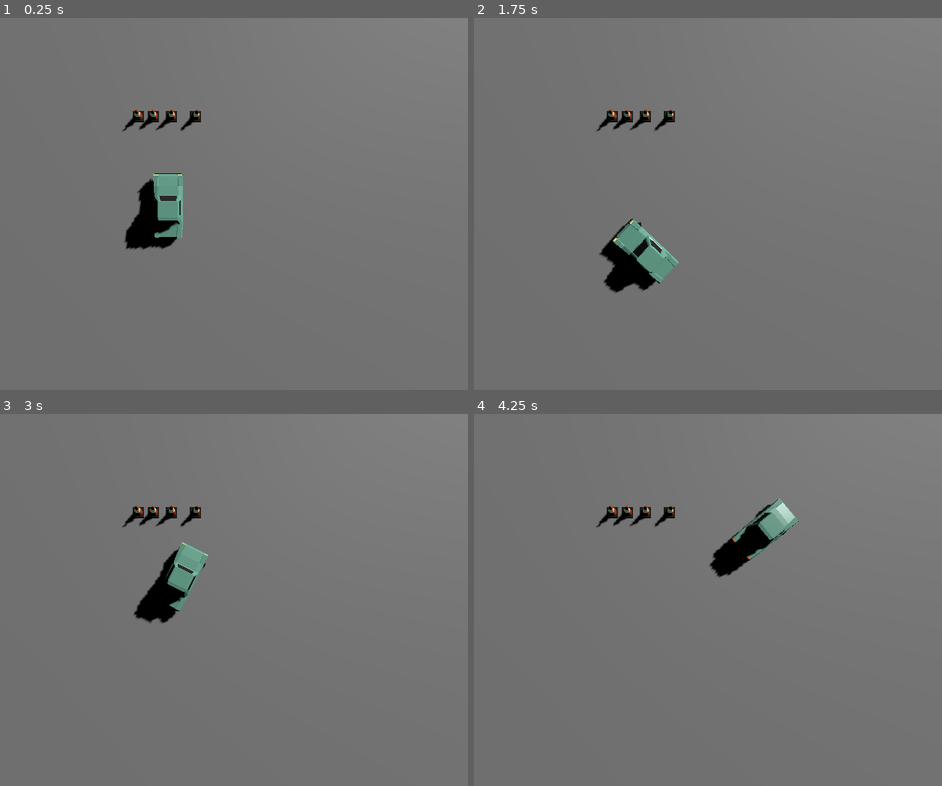
Above: before the commit, frames 1-4 (two rows, left to right).
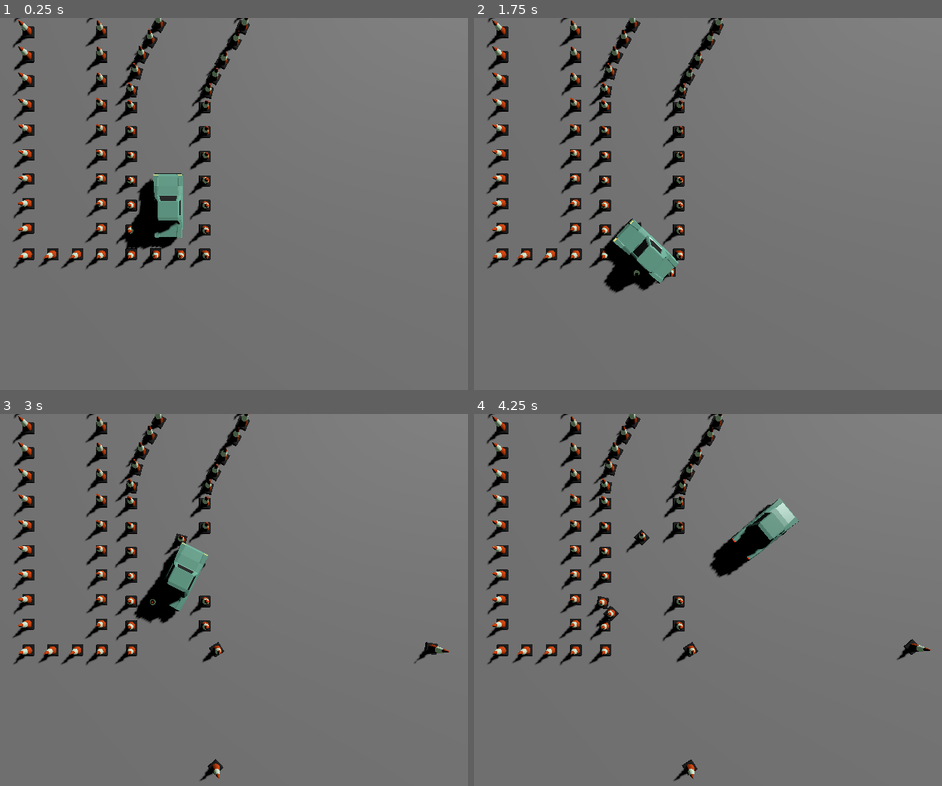
Above: after the commit, the same moments.

Repository: TomMurray/ValetV2
Game: Godot game, scene res://scenes/car_test.tscn
Same seed, same stepped clock (60 frames per second), same inputs: the game is played once before the commit and once after it.
Inputs:
- Up to frame 1 (0.25 s): no input
- Up to frame 2 (1.75 s): tap Enter at 0.5 s; hold Right (steer_right) 0.53-1.28 s; tap Space at 1.25 s; hold Down (brake_reverse) from 1.28 s (still down)
- Up to frame 3 (3 s): release Down (brake_reverse) at 2.03 s; hold Right (steer_right) 2.03-2.78 s; hold Up (accelerate) from 2.78 s (still down)
- Up to frame 4 (4.25 s): release Up (accelerate) at 3.53 s; hold Left (steer_left) from 3.53 s (still down)

The runs differ from the first frame. In frame 1, 5.8% of the frame differs, in the area x 2-54%, y 0-68%; in frame 2, 5.6%; in frame 3, 5.7%; in frame 4, 5.8%, in the area x 2-98%, y 0-99%.

Commit message:
Add a bunch of traffic cones to form a course in the test level

Diff:
--- a/scenes/car_test.tscn
+++ b/scenes/car_test.tscn
@@ -21,23 +21,244 @@
 [node name="picocar" parent="." instance=ExtResource("1_jpuht")]
 colour = Color(0.466667, 0.733333, 0.639216, 1)
 
-[node name="traffic_cone" parent="." instance=ExtResource("2_7ix00")]
-transform = Transform3D(1, 0, 0, 0, 1, 0, 0, 0, 1, -0.141196, 0, 3.63116)
-
-[node name="traffic_cone2" parent="." instance=ExtResource("2_7ix00")]
-transform = Transform3D(1, 0, 0, 0, 1, 0, 0, 0, 1, 0.585491, 0, 3.63116)
-
-[node name="traffic_cone3" parent="." instance=ExtResource("2_7ix00")]
-transform = Transform3D(1, 0, 0, 0, 1, 0, 0, 0, 1, 1.21132, 0, 3.63116)
-
-[node name="traffic_cone4" parent="." instance=ExtResource("2_7ix00")]
-transform = Transform3D(1, 0, 0, 0, 1, 0, 0, 0, 1, -1.12212, 0, 3.63116)
-
 [node name="ground" type="StaticBody3D" parent="."]
+metadata/_edit_lock_ = true
 
 [node name="CollisionShape3D" type="CollisionShape3D" parent="ground"]
 transform = Transform3D(1, 0, 0, 0, 1, 0, 0, 0, 1, 0, -0.5, 0)
 shape = SubResource("BoxShape3D_xs6ya")
+metadata/_edit_lock_ = true
 
 [node name="MeshInstance3D" type="MeshInstance3D" parent="ground"]
 mesh = SubResource("PlaneMesh_xwcf5")
+metadata/_edit_lock_ = true
+
+[node name="traffic_cones" type="Node3D" parent="."]
+
+[node name="traffic_cone4" parent="traffic_cones" instance=ExtResource("2_7ix00")]
+transform = Transform3D(1, 0, 0, 0, 1, 0, 0, 0, 1, 1.5, 0, -1)
+
+[node name="traffic_cone5" parent="traffic_cones" instance=ExtResource("2_7ix00")]
+transform = Transform3D(1, 0, 0, 0, 1, 0, 0, 0, 1, 1.5, 0, 0)
+
+[node name="traffic_cone6" parent="traffic_cones" instance=ExtResource("2_7ix00")]
+transform = Transform3D(1, 0, 0, 0, 1, 0, 0, 0, 1, 1.5, 0, 1)
+
+[node name="traffic_cone7" parent="traffic_cones" instance=ExtResource("2_7ix00")]
+transform = Transform3D(1, 0, 0, 0, 1, 0, 0, 0, 1, -1.5, 0, -1)
+
+[node name="traffic_cone8" parent="traffic_cones" instance=ExtResource("2_7ix00")]
+transform = Transform3D(1, 0, 0, 0, 1, 0, 0, 0, 1, -1.5, 0, 0)
+
+[node name="traffic_cone9" parent="traffic_cones" instance=ExtResource("2_7ix00")]
+transform = Transform3D(1, 0, 0, 0, 1, 0, 0, 0, 1, -1.5, 0, 1)
+
+[node name="traffic_cone10" parent="traffic_cones" instance=ExtResource("2_7ix00")]
+transform = Transform3D(1, 0, 0, 0, 1, -0.000872665, 0, 0.000872665, 1, 1.5, 0, 2)
+
+[node name="traffic_cone12" parent="traffic_cones" instance=ExtResource("2_7ix00")]
+transform = Transform3D(-4.37114e-08, 0, 1, 0, 1, 0, -1, 0, -4.37114e-08, -1.50256, 0, -1.98919)
+
+[node name="traffic_cone13" parent="traffic_cones" instance=ExtResource("2_7ix00")]
+transform = Transform3D(-4.37114e-08, 0, 1, 0, 1, 0, -1, 0, -4.37114e-08, -0.502562, 0, -1.98919)
+
+[node name="traffic_cone14" parent="traffic_cones" instance=ExtResource("2_7ix00")]
+transform = Transform3D(-4.37114e-08, 0, 1, 0, 1, 0, -1, 0, -4.37114e-08, 0.497438, 0, -1.98919)
+
+[node name="traffic_cone15" parent="traffic_cones" instance=ExtResource("2_7ix00")]
+transform = Transform3D(-4.37114e-08, 0.000872665, 1, 0, 1, -0.000872665, -1, -3.81454e-11, -4.37114e-08, 1.49744, 0, -1.98919)
+
+[node name="traffic_cone76" parent="traffic_cones" instance=ExtResource("2_7ix00")]
+transform = Transform3D(-4.37114e-08, 0, 1, 0, 1, 0, -1, 0, -4.37114e-08, 2.69802, 0, -1.98919)
+
+[node name="traffic_cone77" parent="traffic_cones" instance=ExtResource("2_7ix00")]
+transform = Transform3D(-4.37114e-08, 0, 1, 0, 1, 0, -1, 0, -4.37114e-08, 3.69802, 0, -1.98919)
+
+[node name="traffic_cone78" parent="traffic_cones" instance=ExtResource("2_7ix00")]
+transform = Transform3D(-4.37114e-08, 0, 1, 0, 1, 0, -1, 0, -4.37114e-08, 4.69802, 0, -1.98919)
+
+[node name="traffic_cone79" parent="traffic_cones" instance=ExtResource("2_7ix00")]
+transform = Transform3D(-4.37114e-08, 0.000872665, 1, 0, 1, -0.000872665, -1, -3.81454e-11, -4.37114e-08, 5.69802, 0, -1.98919)
+
+[node name="traffic_cone11" parent="traffic_cones" instance=ExtResource("2_7ix00")]
+transform = Transform3D(1, 0, 0, 0, 1, 0, 0, 0, 1, -1.5, 0, 2)
+
+[node name="traffic_cone16" parent="traffic_cones" instance=ExtResource("2_7ix00")]
+transform = Transform3D(1, 0, 0, 0, 1, -0.000872665, 0, 0.000872665, 1, 1.5, 0, 3)
+
+[node name="traffic_cone17" parent="traffic_cones" instance=ExtResource("2_7ix00")]
+transform = Transform3D(1, 0, 0, 0, 1, 0, 0, 0, 1, -1.5, 0, 3)
+
+[node name="traffic_cone56" parent="traffic_cones" instance=ExtResource("2_7ix00")]
+transform = Transform3D(1, 0, 0, 0, 1, -0.000872665, 0, 0.000872665, 1, 5.70255, -4.76837e-07, 8.07597)
+
+[node name="traffic_cone57" parent="traffic_cones" instance=ExtResource("2_7ix00")]
+transform = Transform3D(1, 0, 0, 0, 1, 0, 0, 0, 1, 2.70255, -4.76837e-07, 8.07597)
+
+[node name="traffic_cone58" parent="traffic_cones" instance=ExtResource("2_7ix00")]
+transform = Transform3D(1, 0, 0, 0, 1, -0.000872665, 0, 0.000872665, 1, 5.70255, -4.76837e-07, 7.07597)
+
+[node name="traffic_cone59" parent="traffic_cones" instance=ExtResource("2_7ix00")]
+transform = Transform3D(1, 0, 0, 0, 1, 0, 0, 0, 1, 2.70255, -4.76837e-07, 7.07597)
+
+[node name="traffic_cone60" parent="traffic_cones" instance=ExtResource("2_7ix00")]
+transform = Transform3D(1, 0, 0, 0, 1, -0.000872665, 0, 0.000872665, 1, 5.70255, -4.76837e-07, 6.07597)
+
+[node name="traffic_cone61" parent="traffic_cones" instance=ExtResource("2_7ix00")]
+transform = Transform3D(1, 0, 0, 0, 1, 0, 0, 0, 1, 2.70255, -4.76837e-07, 6.07597)
+
+[node name="traffic_cone62" parent="traffic_cones" instance=ExtResource("2_7ix00")]
+transform = Transform3D(1, 0, 0, 0, 1, -0.000872665, 0, 0.000872665, 1, 5.70255, -4.76837e-07, 5.07597)
+
+[node name="traffic_cone63" parent="traffic_cones" instance=ExtResource("2_7ix00")]
+transform = Transform3D(1, 0, 0, 0, 1, 0, 0, 0, 1, 2.70255, -4.76837e-07, 5.07597)
+
+[node name="traffic_cone64" parent="traffic_cones" instance=ExtResource("2_7ix00")]
+transform = Transform3D(1, 0, 0, 0, 1, -0.000872665, 0, 0.000872665, 1, 5.70255, -4.76837e-07, 4.07597)
+
+[node name="traffic_cone65" parent="traffic_cones" instance=ExtResource("2_7ix00")]
+transform = Transform3D(1, 0, 0, 0, 1, 0, 0, 0, 1, 2.70255, -4.76837e-07, 4.07597)
+
+[node name="traffic_cone66" parent="traffic_cones" instance=ExtResource("2_7ix00")]
+transform = Transform3D(1, 0, 0, 0, 1, -0.000872665, 0, 0.000872665, 1, 5.70255, -4.76837e-07, 3.07597)
+
+[node name="traffic_cone67" parent="traffic_cones" instance=ExtResource("2_7ix00")]
+transform = Transform3D(1, 0, 0, 0, 1, 0, 0, 0, 1, 2.70255, -4.76837e-07, 3.07597)
+
+[node name="traffic_cone68" parent="traffic_cones" instance=ExtResource("2_7ix00")]
+transform = Transform3D(1, 0, 0, 0, 1, -0.000872665, 0, 0.000872665, 1, 5.70255, -4.76837e-07, 2.07597)
+
+[node name="traffic_cone69" parent="traffic_cones" instance=ExtResource("2_7ix00")]
+transform = Transform3D(1, 0, 0, 0, 1, 0, 0, 0, 1, 2.70255, -4.76837e-07, 2.07597)
+
+[node name="traffic_cone70" parent="traffic_cones" instance=ExtResource("2_7ix00")]
+transform = Transform3D(1, 0, 0, 0, 1, -0.000872665, 0, 0.000872665, 1, 5.70255, -4.76837e-07, 1.07597)
+
+[node name="traffic_cone71" parent="traffic_cones" instance=ExtResource("2_7ix00")]
+transform = Transform3D(1, 0, 0, 0, 1, 0, 0, 0, 1, 2.70255, -4.76837e-07, 1.07597)
+
+[node name="traffic_cone72" parent="traffic_cones" instance=ExtResource("2_7ix00")]
+transform = Transform3D(1, 0, 0, 0, 1, -0.000872665, 0, 0.000872665, 1, 5.70255, -4.76837e-07, 0.0759659)
+
+[node name="traffic_cone73" parent="traffic_cones" instance=ExtResource("2_7ix00")]
+transform = Transform3D(1, 0, 0, 0, 1, 0, 0, 0, 1, 2.70255, -4.76837e-07, 0.0759659)
+
+[node name="traffic_cone74" parent="traffic_cones" instance=ExtResource("2_7ix00")]
+transform = Transform3D(1, 0, 0, 0, 1, -0.000872665, 0, 0.000872665, 1, 5.70255, -4.76837e-07, -0.924034)
+
+[node name="traffic_cone75" parent="traffic_cones" instance=ExtResource("2_7ix00")]
+transform = Transform3D(1, 0, 0, 0, 1, 0, 0, 0, 1, 2.70255, -4.76837e-07, -0.924034)
+
+[node name="traffic_cone18" parent="traffic_cones" instance=ExtResource("2_7ix00")]
+transform = Transform3D(1, 0, 0, 0, 1, -0.000872665, 0, 0.000872665, 1, 1.5, 0, 4)
+
+[node name="traffic_cone22" parent="traffic_cones" instance=ExtResource("2_7ix00")]
+transform = Transform3D(0.987615, -0.000136921, -0.1569, 0, 1, -0.000872665, 0.1569, 0.000861856, 0.987614, 1.48581, 0, 4.66725)
+
+[node name="traffic_cone19" parent="traffic_cones" instance=ExtResource("2_7ix00")]
+transform = Transform3D(1, 0, 0, 0, 1, 0, 0, 0, 1, -1.5, 0, 4)
+
+[node name="traffic_cone20" parent="traffic_cones" instance=ExtResource("2_7ix00")]
+transform = Transform3D(0.965926, -0.000225862, -0.258819, 0, 1, -0.000872665, 0.258819, 0.000842929, 0.965925, 1.30162, 0, 5.41464)
+
+[node name="traffic_cone25" parent="traffic_cones" instance=ExtResource("2_7ix00")]
+transform = Transform3D(0.890109, -0.000397714, -0.455747, 1.50652e-11, 1, -0.000872664, 0.455747, 0.000776767, 0.890109, 1.07234, 0, 6.09361)
+
+[node name="traffic_cone21" parent="traffic_cones" instance=ExtResource("2_7ix00")]
+transform = Transform3D(0.965926, 0, -0.258819, 0, 1, 0, 0.258819, 0, 0.965926, -1.59616, 0, 4.63818)
+
+[node name="traffic_cone23" parent="traffic_cones" instance=ExtResource("2_7ix00")]
+transform = Transform3D(0.866025, -0.000436332, -0.5, 1.50653e-11, 1, -0.000872664, 0.5, 0.00075575, 0.866025, 0.721797, 0, 6.73138)
+
+[node name="traffic_cone24" parent="traffic_cones" instance=ExtResource("2_7ix00")]
+transform = Transform3D(0.866025, 0, -0.5, 0, 1, 0, 0.5, 0, 0.866025, -1.87628, 0, 5.23138)
+
+[node name="traffic_cone26" parent="traffic_cones" instance=ExtResource("2_7ix00")]
+transform = Transform3D(0.866025, -0.000436332, -0.5, 1.50653e-11, 1, -0.000872664, 0.5, 0.00075575, 0.866025, 0.377568, 0, 7.37112)
+
+[node name="traffic_cone27" parent="traffic_cones" instance=ExtResource("2_7ix00")]
+transform = Transform3D(0.866025, 0, -0.5, 0, 1, 0, 0.5, 0, 0.866025, -2.22051, 0, 5.87112)
+
+[node name="traffic_cone28" parent="traffic_cones" instance=ExtResource("2_7ix00")]
+transform = Transform3D(0.866025, -0.000436332, -0.5, 1.50653e-11, 1, -0.000872664, 0.5, 0.00075575, 0.866025, -0.107267, -1.19209e-07, 8.15467)
+
+[node name="traffic_cone29" parent="traffic_cones" instance=ExtResource("2_7ix00")]
+transform = Transform3D(0.866025, 0, -0.5, 0, 1, 0, 0.5, 0, 0.866025, -2.70534, -1.19209e-07, 6.65467)
+
+[node name="traffic_cone32" parent="traffic_cones" instance=ExtResource("2_7ix00")]
+transform = Transform3D(0.910835, 0, -0.412771, 0, 1, 0, 0.412771, 0, 0.910835, -3.04703, 3.57628e-07, 7.27593)
+
+[node name="traffic_cone30" parent="traffic_cones" instance=ExtResource("2_7ix00")]
+transform = Transform3D(0.965926, -0.000225862, -0.258819, 1.50652e-11, 1, -0.000872664, 0.258819, 0.000842929, 0.965925, -0.382891, 3.57628e-07, 8.78276)
+
+[node name="traffic_cone31" parent="traffic_cones" instance=ExtResource("2_7ix00")]
+transform = Transform3D(0.965926, 0, -0.258819, 0, 1, 0, 0.258819, 0, 0.965926, -3.28067, 3.57628e-07, 8.0063)
+
+[node name="traffic_cone35" parent="traffic_cones" instance=ExtResource("2_7ix00")]
+transform = Transform3D(0.992578, 0, -0.12161, 0, 1, 0, 0.12161, 0, 0.992578, -3.39754, 3.57628e-07, 8.64054)
+
+[node name="traffic_cone33" parent="traffic_cones" instance=ExtResource("2_7ix00")]
+transform = Transform3D(0.998976, -3.94801e-05, -0.045241, -1.30469e-11, 1, -0.000872664, 0.045241, 0.000871771, 0.998976, -0.478592, 0.0206875, 9.46196)
+
+[node name="traffic_cone34" parent="traffic_cones" instance=ExtResource("2_7ix00")]
+transform = Transform3D(0.998976, 0, -0.045241, 0, 1, 0, 0.045241, 0, 0.998976, -3.47552, 0.0206875, 9.32624)
+
+[node name="traffic_cone36" parent="traffic_cones" instance=ExtResource("2_7ix00")]
+transform = Transform3D(0.988361, 0.000132753, 0.152123, -6.77927e-12, 1, -0.000872664, -0.152123, 0.000862508, 0.988361, -0.437796, 0.020687, 10.0909)
+
+[node name="traffic_cone37" parent="traffic_cones" instance=ExtResource("2_7ix00")]
+transform = Transform3D(0.988362, 0, 0.152123, 0, 1, 0, -0.152123, 0, 0.988362, -3.40288, 0.020687, 10.5473)
+
+[node name="traffic_cone38" parent="traffic_cones" instance=ExtResource("2_7ix00")]
+transform = Transform3D(0.906381, 0.000368666, 0.42246, -2.11618e-11, 1, -0.000872664, -0.42246, 0.000790967, 0.906381, -0.240294, 0.020687, 10.6459)
+
+[node name="traffic_cone39" parent="traffic_cones" instance=ExtResource("2_7ix00")]
+transform = Transform3D(0.906382, 0, 0.42246, 0, 1, 0, -0.42246, 0, 0.906382, -2.95944, 0.020687, 11.9133)
+
+[node name="traffic_cone40" parent="traffic_cones" instance=ExtResource("2_7ix00")]
+transform = Transform3D(0.696126, 0.000626503, 0.71792, 2.98078e-11, 1, -0.000872664, -0.71792, 0.000607484, 0.696126, 0.131287, 0.020687, 11.1442)
+
+[node name="traffic_cone41" parent="traffic_cones" instance=ExtResource("2_7ix00")]
+transform = Transform3D(0.696126, 0, 0.71792, 0, 1, 0, -0.71792, 0, 0.696126, -1.95709, 0.020687, 13.298)
+
+[node name="traffic_cone42" parent="traffic_cones" instance=ExtResource("2_7ix00")]
+transform = Transform3D(0.204035, 0.000854307, 0.978963, 4.84577e-11, 1, -0.000872664, -0.978964, 0.000178054, 0.204035, 0.672173, 0.020687, 11.4048)
+
+[node name="traffic_cone43" parent="traffic_cones" instance=ExtResource("2_7ix00")]
+transform = Transform3D(0.204035, 0, 0.978964, 0, 1, 0, -0.978964, 0, 0.204035, 0.0600681, 0.020687, 14.3417)
+
+[node name="traffic_cone44" parent="traffic_cones" instance=ExtResource("2_7ix00")]
+transform = Transform3D(-0.106177, 0.000867732, 0.994347, 3.42119e-11, 1, -0.000872664, -0.994347, -9.26573e-05, -0.106177, 1.31449, 0.0206865, 11.4544)
+
+[node name="traffic_cone45" parent="traffic_cones" instance=ExtResource("2_7ix00")]
+transform = Transform3D(-0.106177, 0, 0.994347, 0, 1, 0, -0.994347, 0, -0.106177, 1.63302, 0.0206865, 14.4374)
+
+[node name="traffic_cone46" parent="traffic_cones" instance=ExtResource("2_7ix00")]
+transform = Transform3D(-0.420498, 0.000791763, 0.907294, 2.03226e-11, 1, -0.000872664, -0.907294, -0.000366953, -0.420497, 1.92718, 0.0206865, 11.2833)
+
+[node name="traffic_cone47" parent="traffic_cones" instance=ExtResource("2_7ix00")]
+transform = Transform3D(-0.420498, 0, 0.907294, 0, 1, 0, -0.907294, 0, -0.420498, 3.18868, 0.0206865, 14.0052)
+
+[node name="traffic_cone48" parent="traffic_cones" instance=ExtResource("2_7ix00")]
+transform = Transform3D(-0.838927, 0.000474942, 0.544244, -4.15361e-12, 1, -0.000872664, -0.544244, -0.000732102, -0.838927, 2.41296, 0.0206865, 10.8613)
+
+[node name="traffic_cone49" parent="traffic_cones" instance=ExtResource("2_7ix00")]
+transform = Transform3D(-0.838927, 0, 0.544244, 0, 1, 0, -0.544244, 0, -0.838927, 4.92974, 0.0206865, 12.494)
+
+[node name="traffic_cone50" parent="traffic_cones" instance=ExtResource("2_7ix00")]
+transform = Transform3D(-0.959668, 0.000245337, 0.281136, 2.02624e-11, 1, -0.000872664, -0.281136, -0.000837468, -0.959668, 2.63849, 0.0206865, 10.3243)
+
+[node name="traffic_cone51" parent="traffic_cones" instance=ExtResource("2_7ix00")]
+transform = Transform3D(-0.959668, 0, 0.281136, 0, 1, 0, -0.281136, 0, -0.959668, 5.51749, 0.0206865, 11.1677)
+
+[node name="traffic_cone52" parent="traffic_cones" instance=ExtResource("2_7ix00")]
+transform = Transform3D(-0.999134, 3.62998e-05, 0.0415967, 2.02624e-11, 1, -0.000872664, -0.0415964, -0.000871909, -0.999134, 2.71299, 0.0206865, 9.71388)
+
+[node name="traffic_cone53" parent="traffic_cones" instance=ExtResource("2_7ix00")]
+transform = Transform3D(-0.999134, 0, 0.0415966, 0, 1, 0, -0.0415966, 0, -0.999134, 5.71039, 0.0206865, 9.83867)
+
+[node name="traffic_cone54" parent="traffic_cones" instance=ExtResource("2_7ix00")]
+transform = Transform3D(-0.999134, 3.62998e-05, 0.0415967, 1.66276e-11, 1, -0.000872664, -0.0415964, -0.000871909, -0.999134, 2.6909, 0.0206865, 8.90943)
+
+[node name="traffic_cone55" parent="traffic_cones" instance=ExtResource("2_7ix00")]
+transform = Transform3D(-0.999134, 0, 0.0415966, 0, 1, 0, -0.0415966, 0, -0.999134, 5.6883, 0.0206865, 9.03422)
